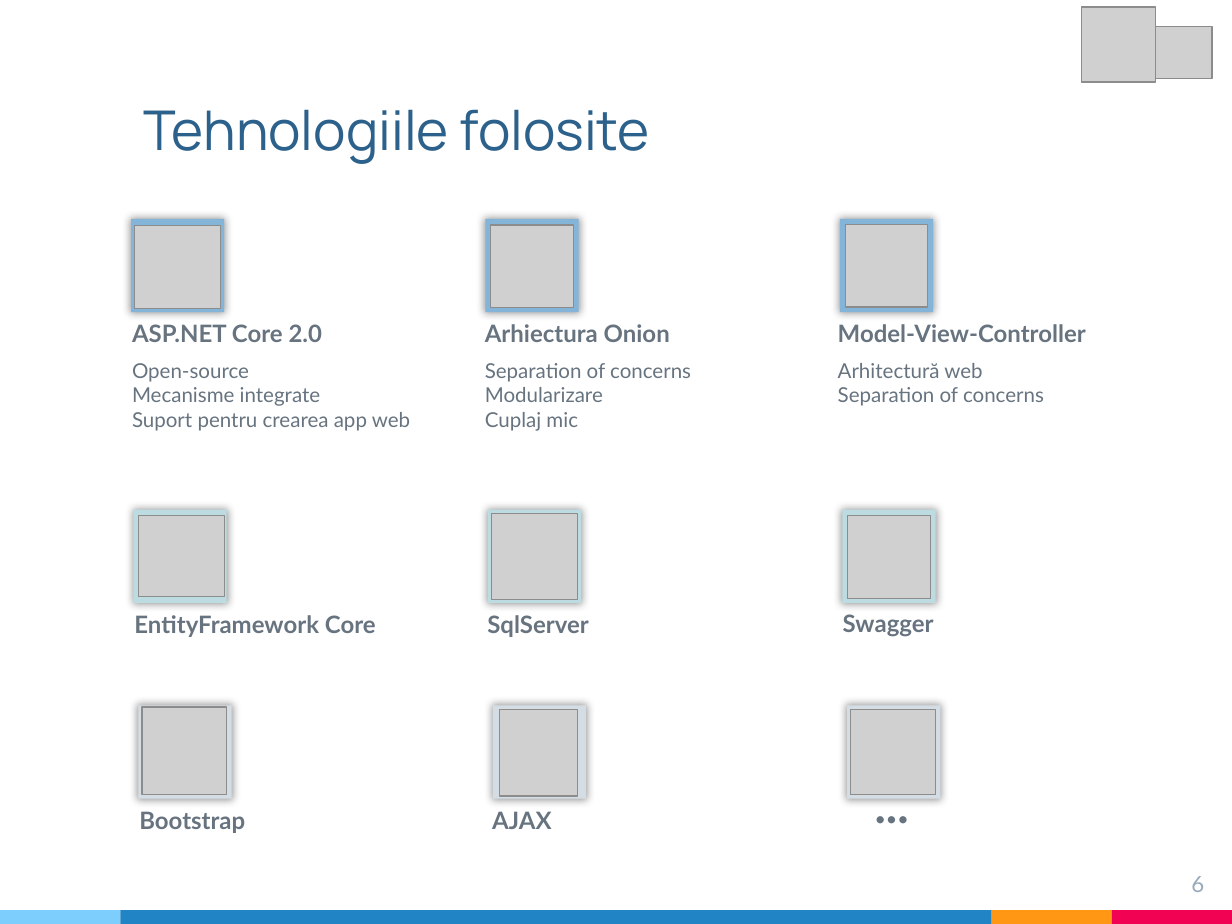
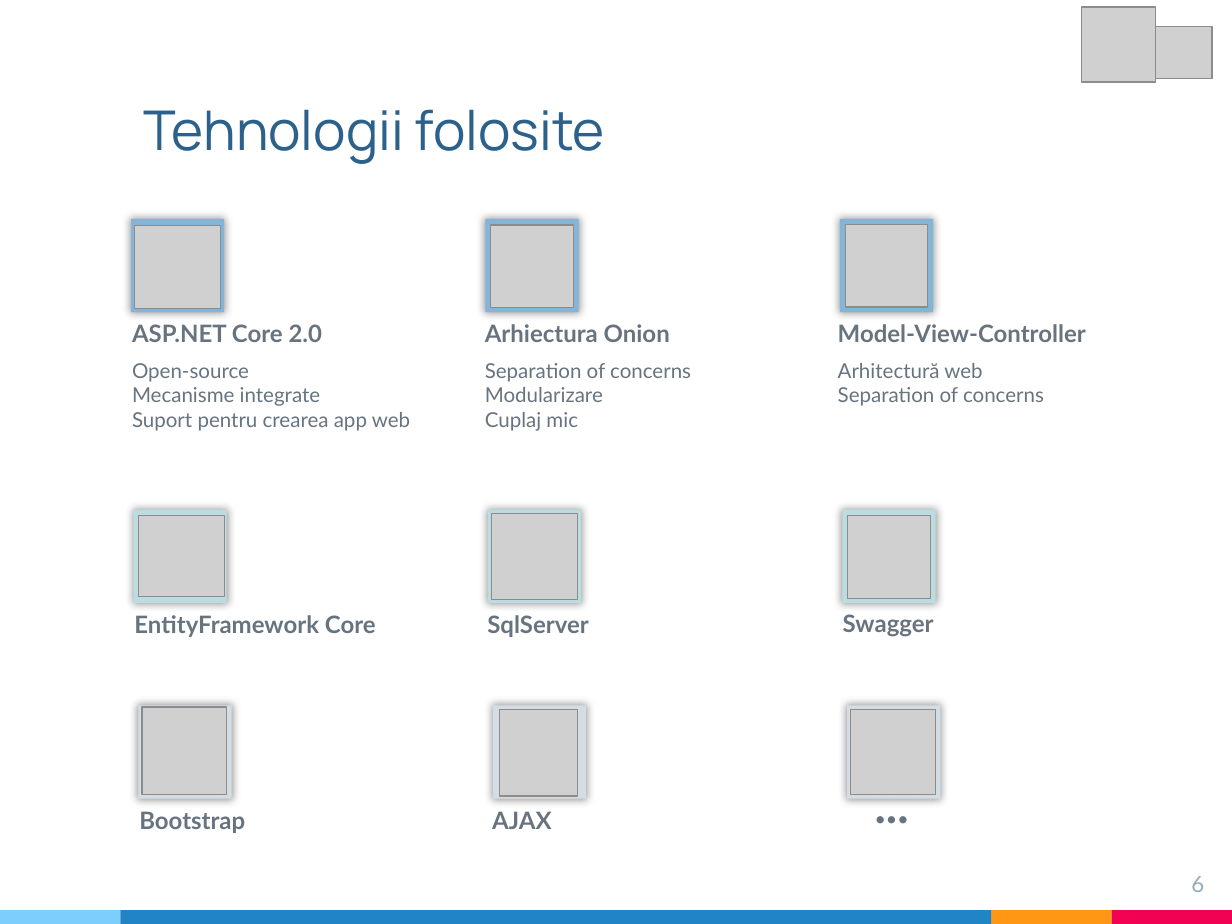
Before and after one commit to TrifanTamara/Foxy, a slide deck: slide 6 of Documentation/Prezentare.pptx. Drawn at 1232x924 pixels with LibreOffice and Linux fonts; fonts in the diff are those of the drawing; grey boxes stand for pictures. Boxes give left, top, right and bottom in pixels: in the first picture for what was removed or moved away, otherwise in the second. Text is boxed around its words. In the diff, an @@ line names an element or a change of style, - is before the commit and + after.

```diff
--- a/Documentation/Prezentare.pptx
+++ b/Documentation/Prezentare.pptx
@@ title at (143,109,605,164): text changed @@
-Tehnologiile folosite
+Tehnologii folosite
```
Also in this commit, not shown: 3 other slides changed, 1 other file.
